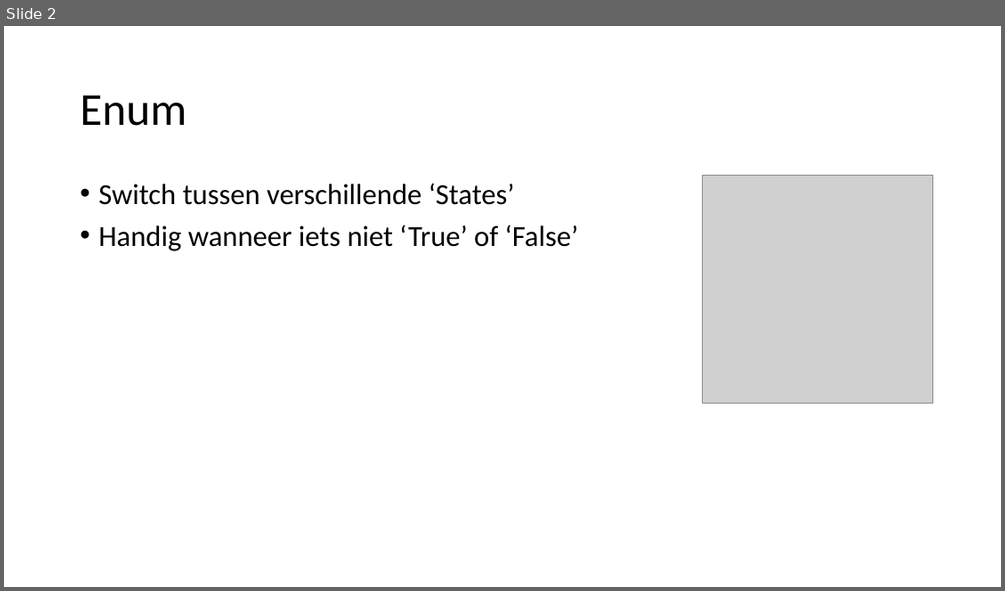
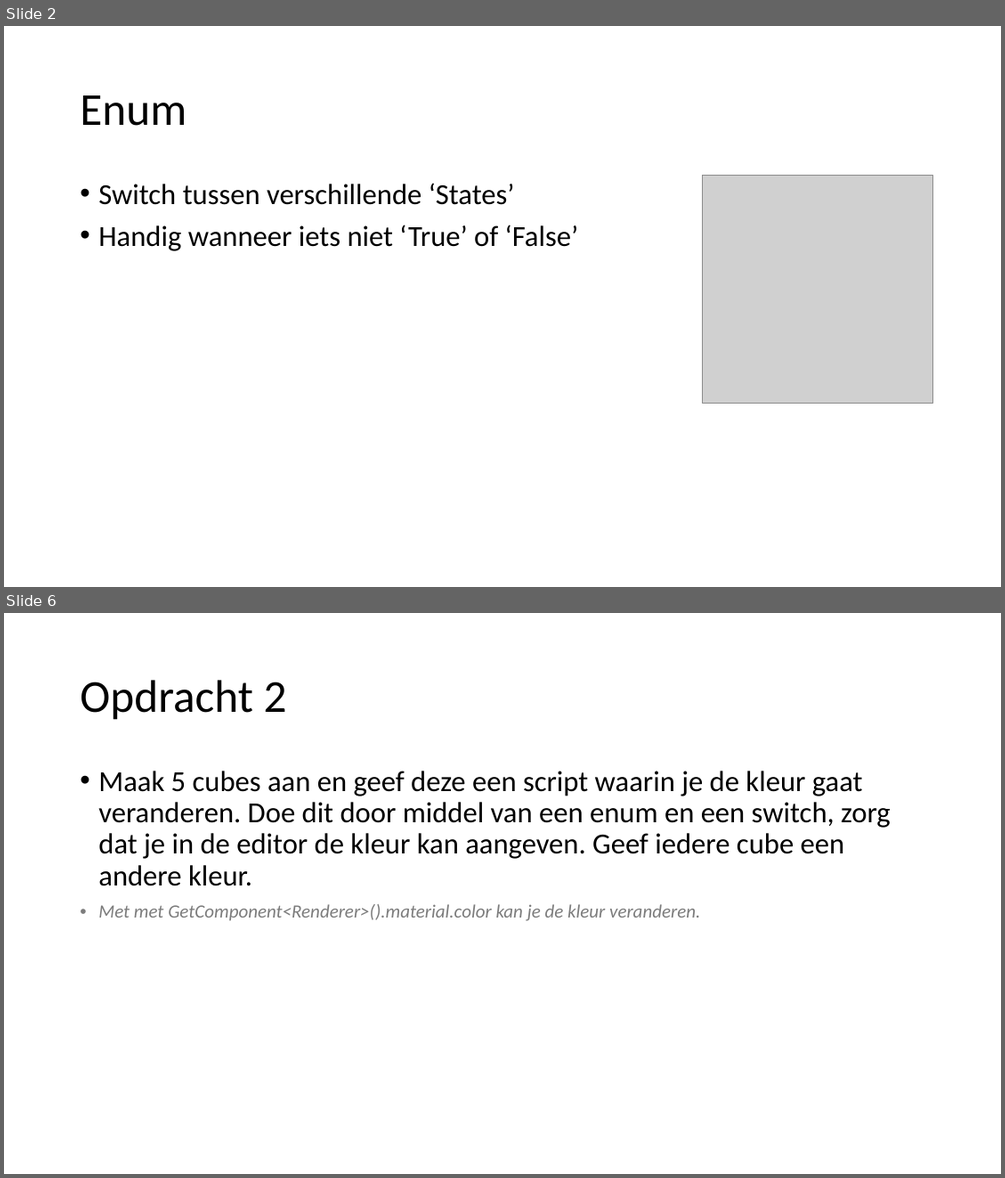
Before and after one commit to DaandenHartog/Seminar_ProgrammingPrinciples, a slide deck: Presentations/PPC_Lesson_Enum.pptx. Shown one above the other, each under a label of ours: slide 2 before the commit, slides 2 and 6 after it; the slides between them are not shown. The pictures are 1005x591 and 1005x1178 pixels, drawn with LibreOffice and Linux fonts; fonts in the diff are those of the drawing; grey boxes stand for pictures. Boxes give left, top, right and bottom in pixels: in the first picture for what was removed or moved away, otherwise in the second. Text is boxed around its words. In the diff, an @@ line names an element or a change of style, - is before the commit and + after.

Commit message:
Enum lesson fixed

```diff
--- a/Presentations/PPC_Lesson_Enum.pptx
+++ b/Presentations/PPC_Lesson_Enum.pptx
@@ slide 6 added at bbox=[4, 613, 1001, 1174], background #FFFFFF @@
@@ title added at bbox=[80, 680, 287, 720], 44 pt, text #000000 @@
+Opdracht 2
@@ text added at bbox=[98, 771, 890, 921], 28 pt, text #000000 @@
+• Maak 5 cubes aan en geef deze een script waarin je de kleur gaat veranderen. Doe dit door middel van een enum en een switch, zorg dat je in de editor de kleur kan aangeven. Geef iedere cube een andere kleur.
+• Met met GetComponent<Renderer>().material.color kan je de kleur veranderen.
```
Also in this commit, not shown: 1 slide changed, 4 other slides added, 1 other file.
